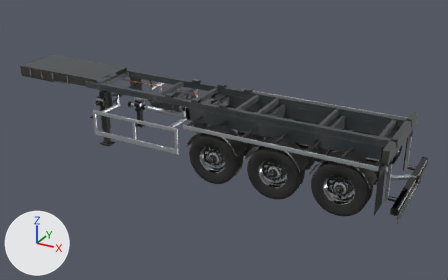
An edit to the glTF model src/assets/models/silo-chassis.glb, drawn before and after from the same camera.
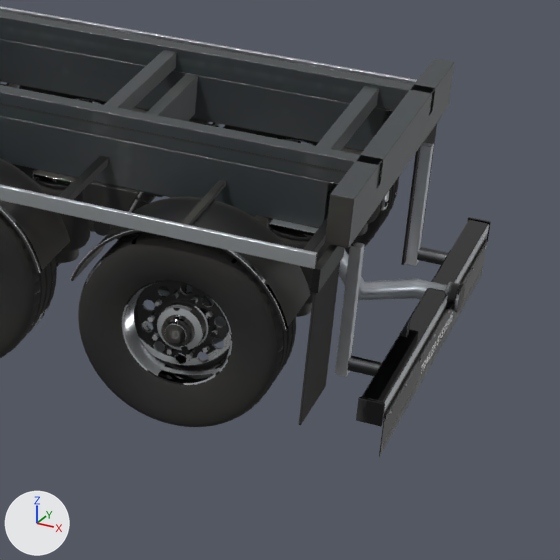
The first picture shows the older version from a 50 mm lens placed at (1.87, -10.85, 5.84), pointed at (-4.16, 0.12, 0.36). The close-ups show the older and then the newer version on the part from 64% to 100% of the width and 34% to 91% of the height of that picture. Only the edits that show in the close-ups are written down. Lighting does not change. The marker at lower left points along +X, +Y and +Z. Vertices at exactly the same position are counted once.

Before the edit, the objects in view are built like this:
```python
me_mesh_0 = bpy.data.meshes.new('Mesh_0')
me_mesh_0.from_pydata(...)  # 32349 vertices, 63554 faces; spans x -9.47..0.05, y -1.27..1.27, z 0.0..1.47
# faces by material slot: [5968, 44930, 4844, 3276, 4536]
me_mesh_0.materials.append(mat_mudflapprint)  # white #f2f3f5
me_mesh_0.materials.append(mat_darksteel)
me_mesh_0.materials.append(mat_framepaint)
me_mesh_0.materials.append(mat_suspension)
me_mesh_0.materials.append(mat_plastic)
me_mesh_1 = bpy.data.meshes.new('Mesh_1')
me_mesh_1.from_pydata(...)  # 9129 vertices, 17658 faces; spans x -0.536..0.536, y -0.193..0.193, z -0.536..0.536
me_mesh_1.materials.append(mat_tire)
ob_mesh_0 = bpy.data.objects.new('Mesh_0', me_mesh_0)
ob_mesh_0.location = (0.0, 0.0, 0.0)
ob_wheel_002 = bpy.data.objects.new('Wheel.002', me_mesh_1)
ob_wheel_002.location = (-2.395, 1.04, 0.536)
ob_wheel_003 = bpy.data.objects.new('Wheel.003', me_mesh_1)
ob_wheel_003.location = (-2.395, -1.04, 0.536)
ob_wheel_003.rotation_euler = (0.0, 0.0, -3.142)  # degrees (0, 0, -180)
ob_wheel_004 = bpy.data.objects.new('Wheel.004', me_mesh_1)
ob_wheel_004.location = (-1.085, 1.04, 0.536)
ob_wheel_005 = bpy.data.objects.new('Wheel.005', me_mesh_1)
ob_wheel_005.location = (-1.085, -1.04, 0.536)
ob_wheel_005.rotation_euler = (0.0, 0.0, -3.142)  # degrees (0, 0, -180)
```
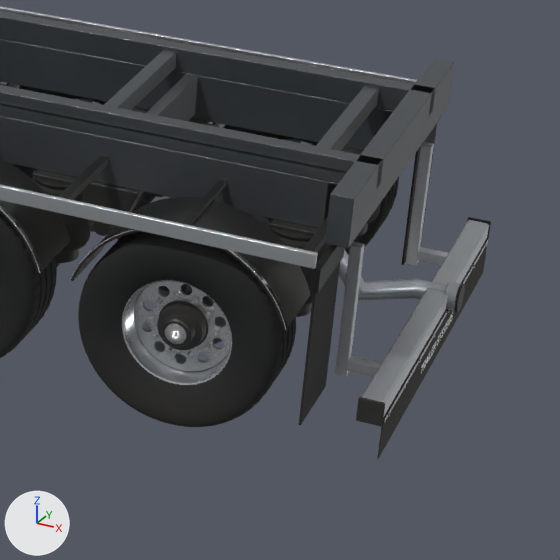
Changed parts and their boxes (x1, y1, x2, y2) in the close-ups (560 x 560 px; the box of a moved part takes in the faces that stretch with it):
'Mesh_0', reshaped
    before: (0, 6, 491, 456)
    after: (0, 6, 491, 459)
part 1 of me_mesh_0, moved or reshaped
    before: (379, 239, 487, 456)
    after: (377, 237, 488, 459)
part 2 of me_mesh_0, surface changed
    both: (17, 90, 489, 456)
part 3 of me_mesh_1, surface changed
    both: (31, 98, 397, 388)

The change in detail:
me_mesh_0 has 32349 vertices, 63554 faces and spans x -9.47..0.05, y -1.27..1.27, z 0.0..1.47.
me_mesh_0 is used by ob_mesh_0; location (0.0, 0.0, 0.0).
me_mesh_0 part 1: 302 of 32349 vertices moved; they spanned x -0.01..0.01, y -1.15..1.15, z 0.1..0.33 and now span x -0.01..0.01, y -1.18..1.18, z 0.1..0.33; mean shift (0.0, -0.02, 0.0); largest move (0.01, -1.06, 0.32) -> (0.01, -1.11, 0.32).
me_mesh_0 part 2: 39928 kept faces spanning x -9.47..0.02, y -1.27..1.27, z 0.0..1.47 get new texture (UV) coordinates.
me_mesh_1 has 9129 vertices, 17658 faces and spans x -0.536..0.536, y -0.193..0.193, z -0.536..0.536.
me_mesh_1 is used by ob_wheel_002; location (-2.395, 1.04, 0.536).
me_mesh_1 part 3: 17600 kept faces spanning x -0.536..0.536, y -0.193..0.193, z -0.536..0.536 get new texture (UV) coordinates.
